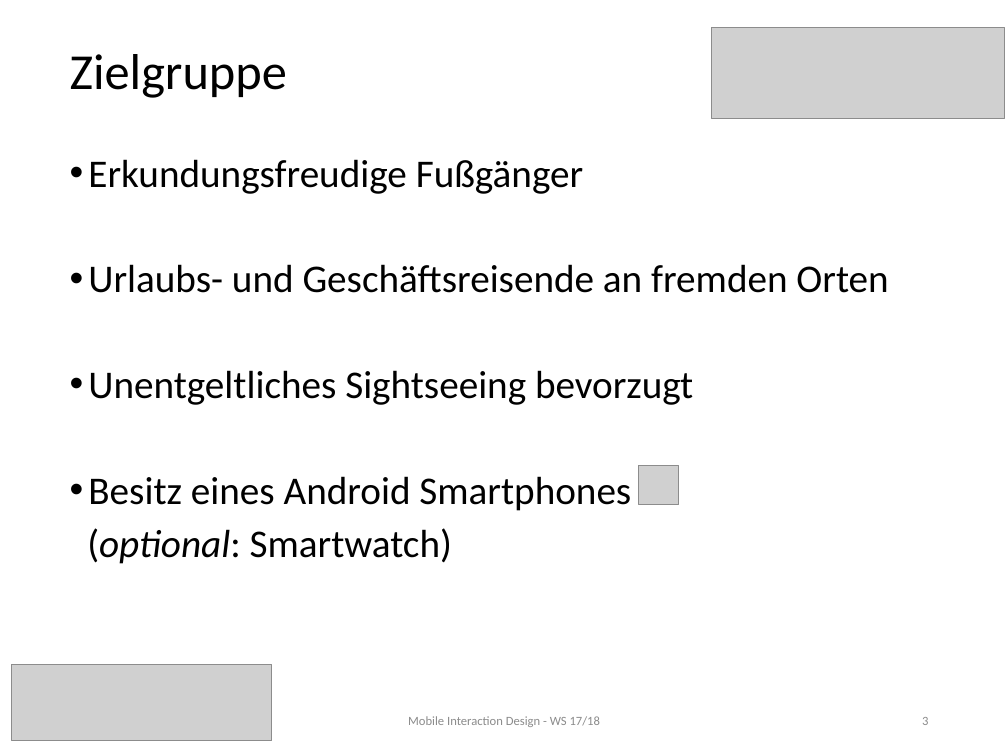
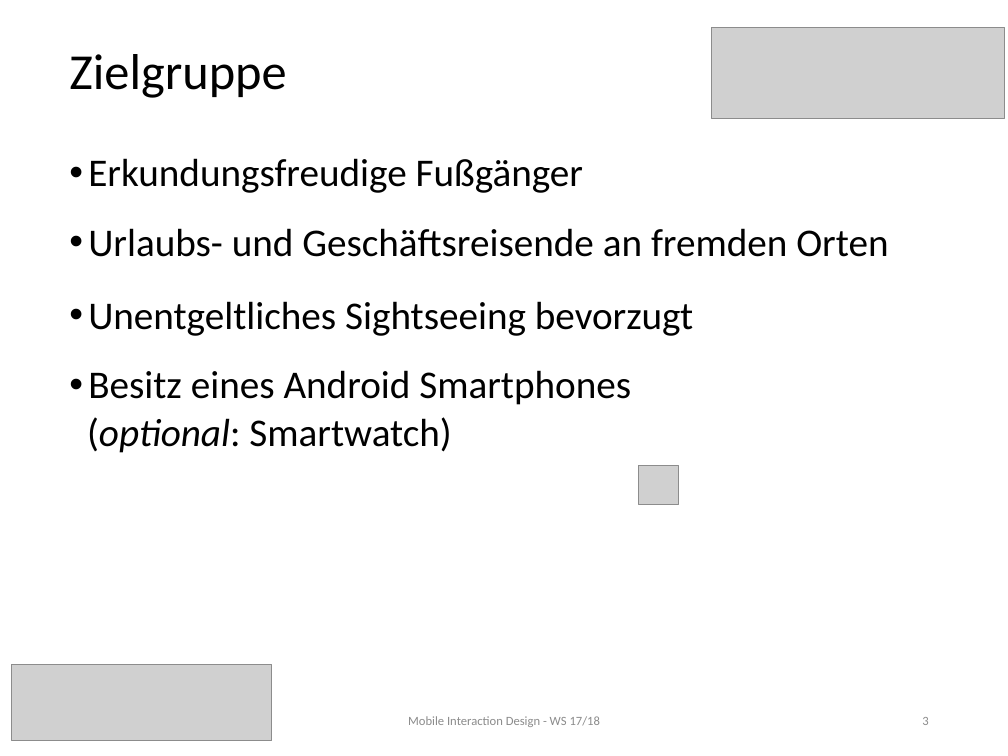
Before and after one commit to MIDw17group02/sightseeingApp, a slide deck: slide 3 of NiceTours Presentation.pptx. Drawn at 1008x756 pixels with LibreOffice and Linux fonts; fonts in the diff are those of the drawing; grey boxes stand for pictures. Boxes give left, top, right and bottom in pixels: in the first picture for what was removed or moved away, otherwise in the second. Text is boxed around its words. In the diff, an @@ line names an element or a change of style, - is before the commit and + after.

```diff
--- a/NiceTours Presentation.pptx
+++ b/NiceTours Presentation.pptx
@@ text "Erkundungsfreudige Fußgänger" at <box>87,158,888,453</box>: less space between paragraphs; line spacing 0.9 to 1 @@
@@ text "Mobile Interaction Design - WS ..." at <box>408,716,600,727</box>: text colour #8C8C8C to #8B8B8B @@
```
Also in this commit, not shown: 7 other slides changed, 3 slides added.
